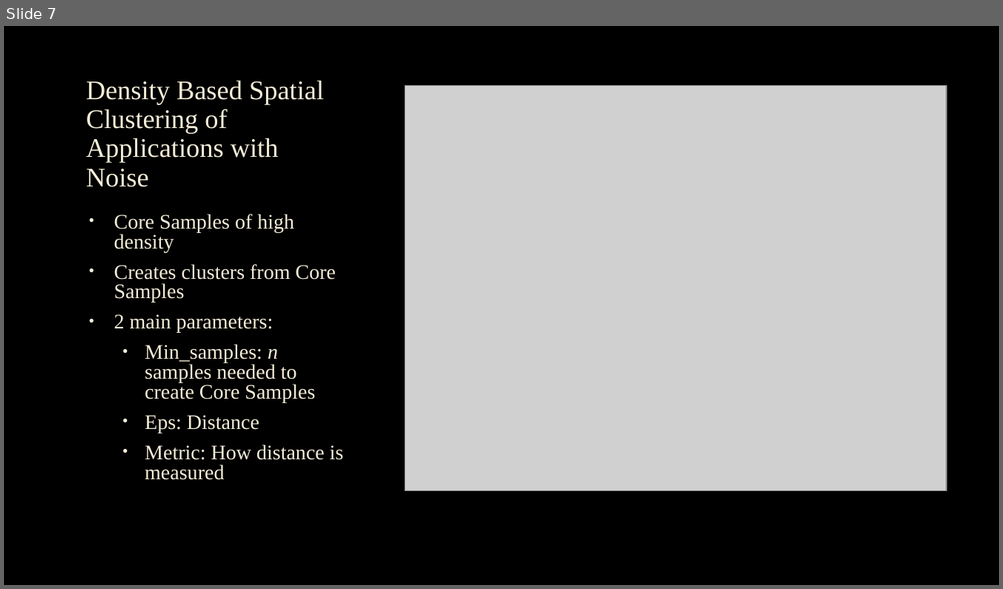
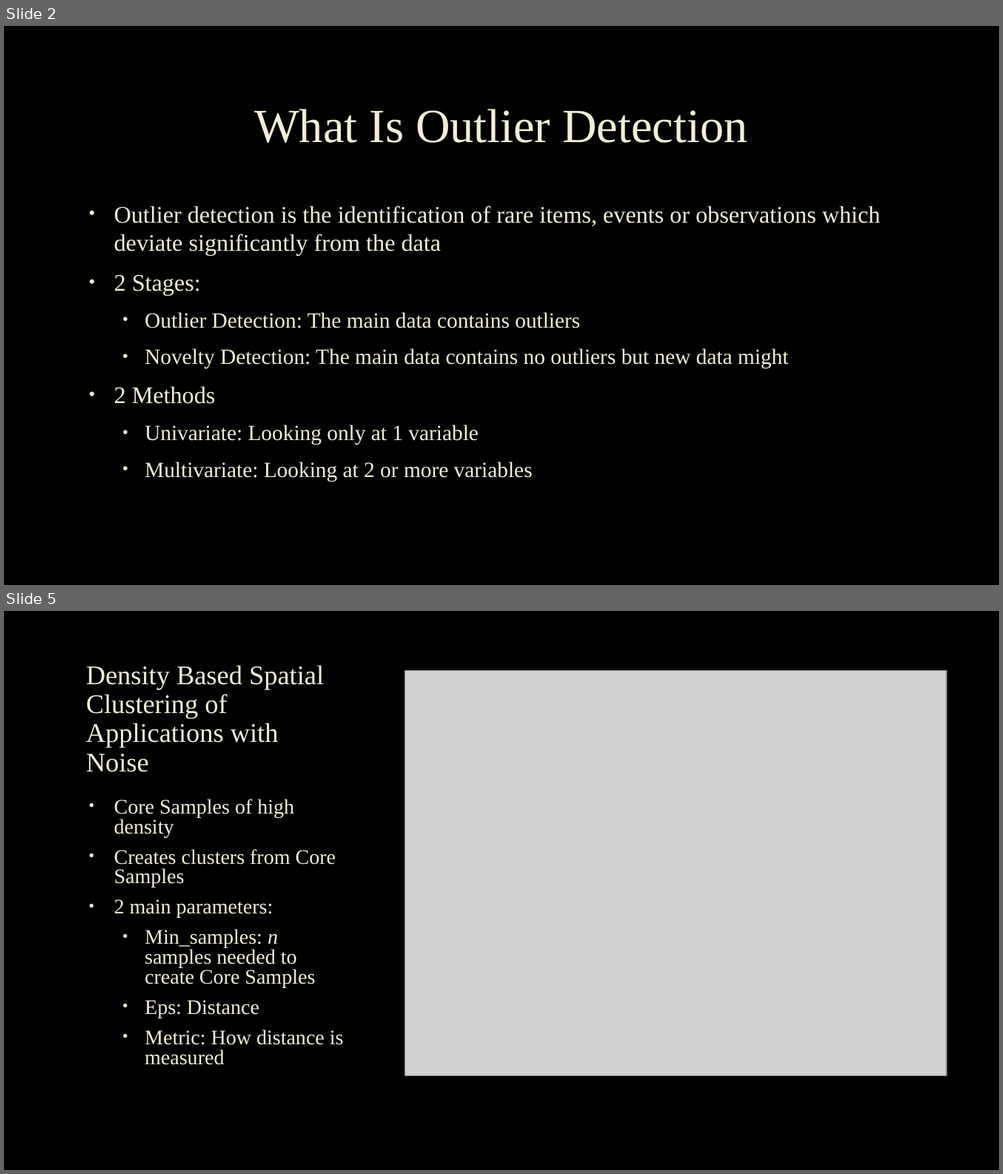
Before and after one commit to cmbfuqua/senior_project, a slide deck: Outlier Detection Presentation.pptx. Shown one above the other, each under a label of ours: slide 7 before the commit, slides 2 and 5 after it; the slides between them are not shown. The pictures are 1003x589 and 1003x1174 pixels, drawn with LibreOffice and Linux fonts; fonts in the diff are those of the drawing; grey boxes stand for pictures; background and template pictures are left out. Boxes give left, top, right and bottom in pixels: in the first picture for what was removed or moved away, otherwise in the second. Text is boxed around its words. In the diff, an @@ line names an element or a change of style, - is before the commit and + after.

```diff
--- a/Outlier Detection Presentation.pptx
+++ b/Outlier Detection Presentation.pptx
@@ slide 2 added at bbox=[4, 26, 999, 585], background picture (left out) @@
@@ title added at bbox=[254, 109, 747, 143], 46 pt, text #F4EDD8 @@
+What Is Outlier Detection
@@ text added at bbox=[114, 206, 880, 482], 21 pt, text #F4EDD8 @@
+• Outlier detection is the identification of rare items, events or observations which deviate significantly from the data
+• 2 Stages:
+  • Outlier Detection: The main data contains outliers
+  • Novelty Detection: The main data contains no outliers but new data might
+• 2 Methods
+  • Univariate: Looking only at 1 variable
+  • Multivariate: Looking at 2 or more variables
@@ what was slide 7 is now slide 5 @@
```
Also in this commit, not shown: 4 slides changed, 1 other slide added, 4 slides removed, 8 other files.
